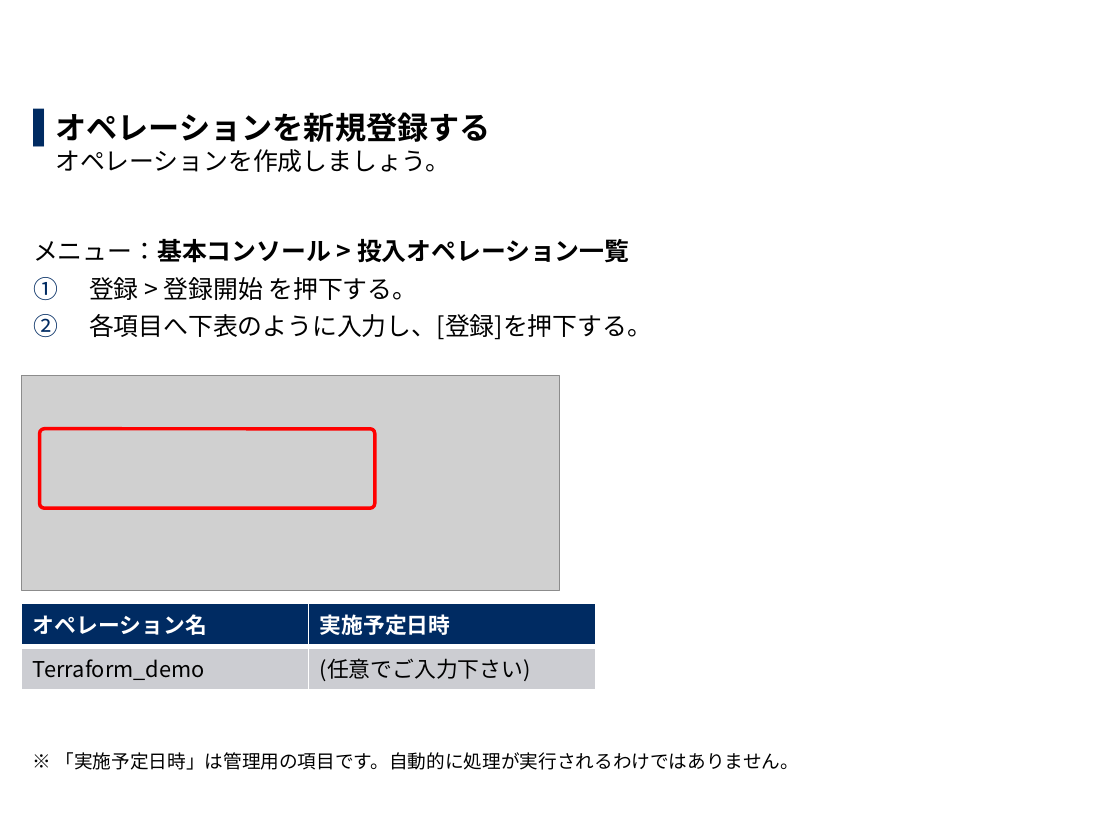
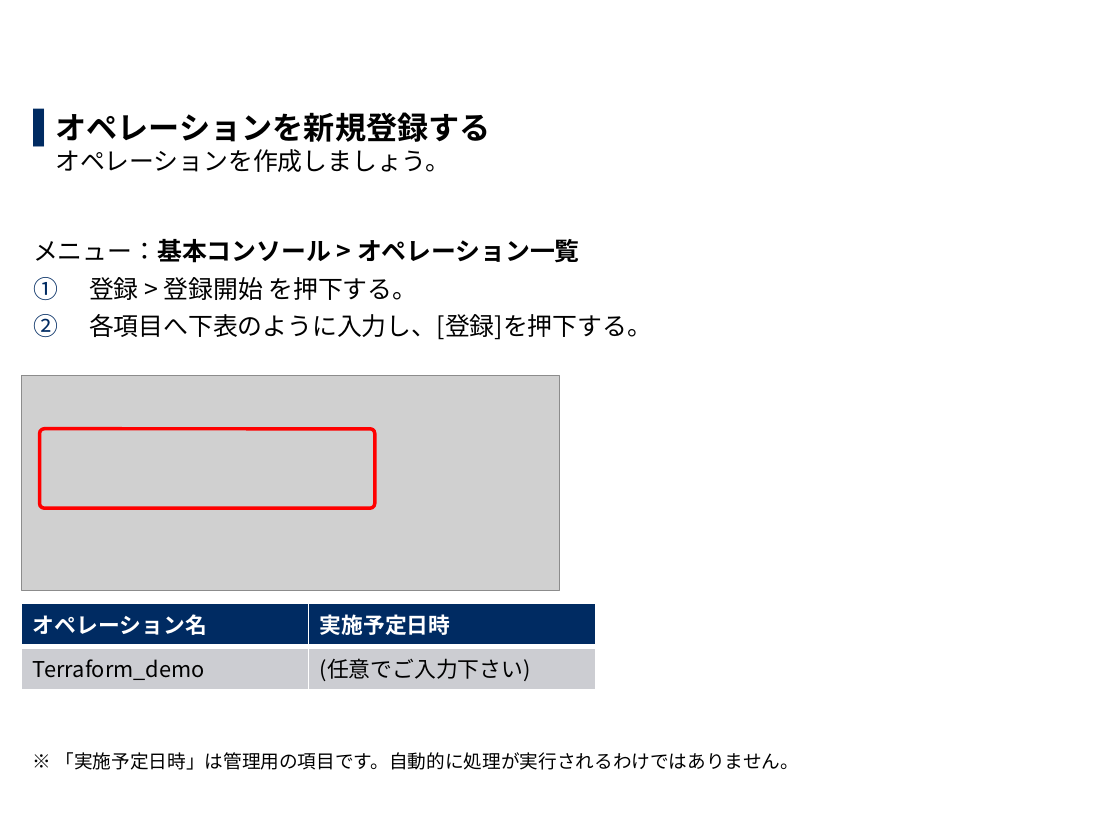
Before and after one commit to exastro-suite/it-automation-docs, a slide deck: slide 30 of asset/Learn_ja/ITA-Terraform-driver-practice_ja.pptx. Drawn at 1120x840 pixels with LibreOffice and Linux fonts; fonts in the diff are those of the drawing; grey boxes stand for pictures; background and template pictures are left out. Boxes give left, top, right and bottom in pixels: in the first picture for what was removed or moved away, otherwise in the second. Text is boxed around its words. In the diff, an @@ line names an element or a change of style, - is before the commit and + after.

```diff
--- a/asset/Learn_ja/ITA-Terraform-driver-practice_ja.pptx
+++ b/asset/Learn_ja/ITA-Terraform-driver-practice_ja.pptx
@@ text at [33, 239, 580, 263]: text changed @@
-メニュー：基本コンソール > 投入オペレーション一覧
+メニュー：基本コンソール > オペレーション一覧
```
Also in this commit, not shown: 6 other slides changed, 1 other file.
